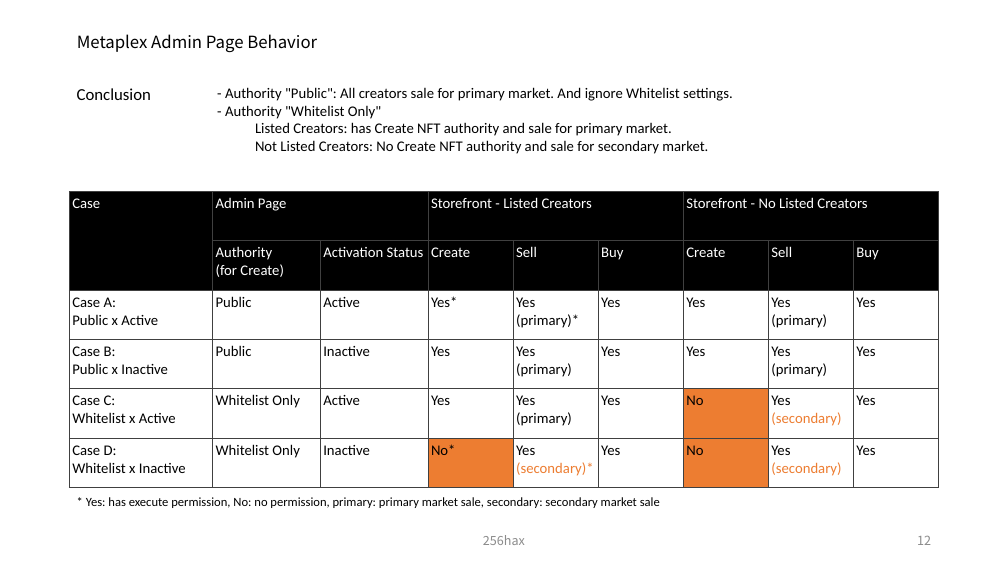
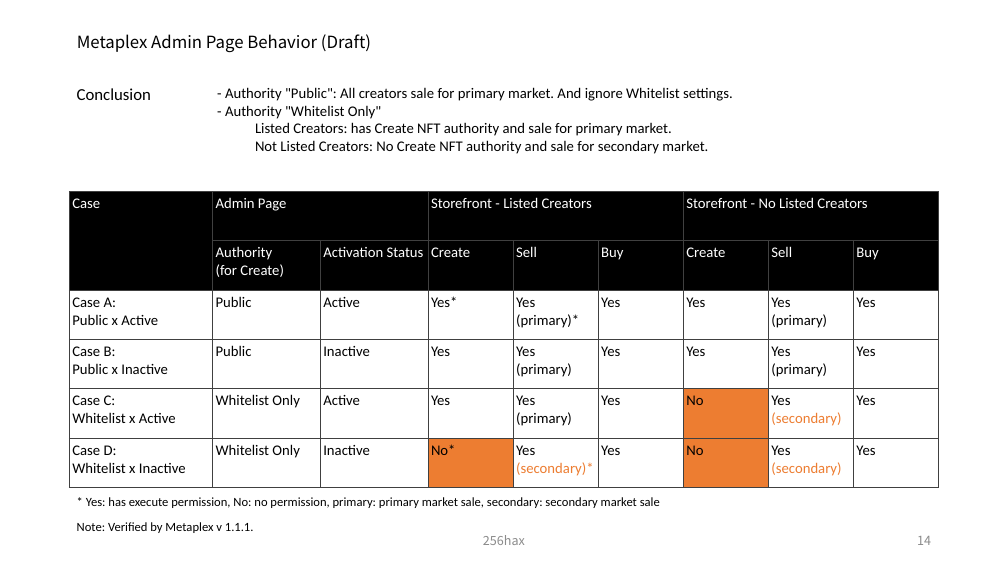
Before and after one commit to SmartGru25/Solana-React-Minimal, a slide deck: slide 15 of docs/Solana_Blockchain_Outline_Figure.pptx (slide 13 before the commit). Drawn at 1008x567 pixels with LibreOffice and Linux fonts; fonts in the diff are those of the drawing. Boxes give left, top, right and bottom in pixels: in the first picture for what was removed or moved away, otherwise in the second. Text is boxed around its words. In the diff, an @@ line names an element or a change of style, - is before the commit and + after.

Commit message:
docs: add start up metaplex store and what is Master Edition / Edition NFT

```diff
--- a/docs/Solana_Blockchain_Outline_Figure.pptx
+++ b/docs/Solana_Blockchain_Outline_Figure.pptx
@@ title at (77, 34, 371, 53): text changed @@
-Metaplex Admin Page Behavior
+Metaplex Admin Page Behavior (Draft)
@@ text added at (77, 522, 254, 533), 12 pt, text #000000 @@
+Note: Verified by Metaplex v 1.1.1.
@@ page number at (917, 536, 931, 545): text changed @@
-12
+14
```
Also in this commit, not shown: 2 other slides changed, 2 slides added.
